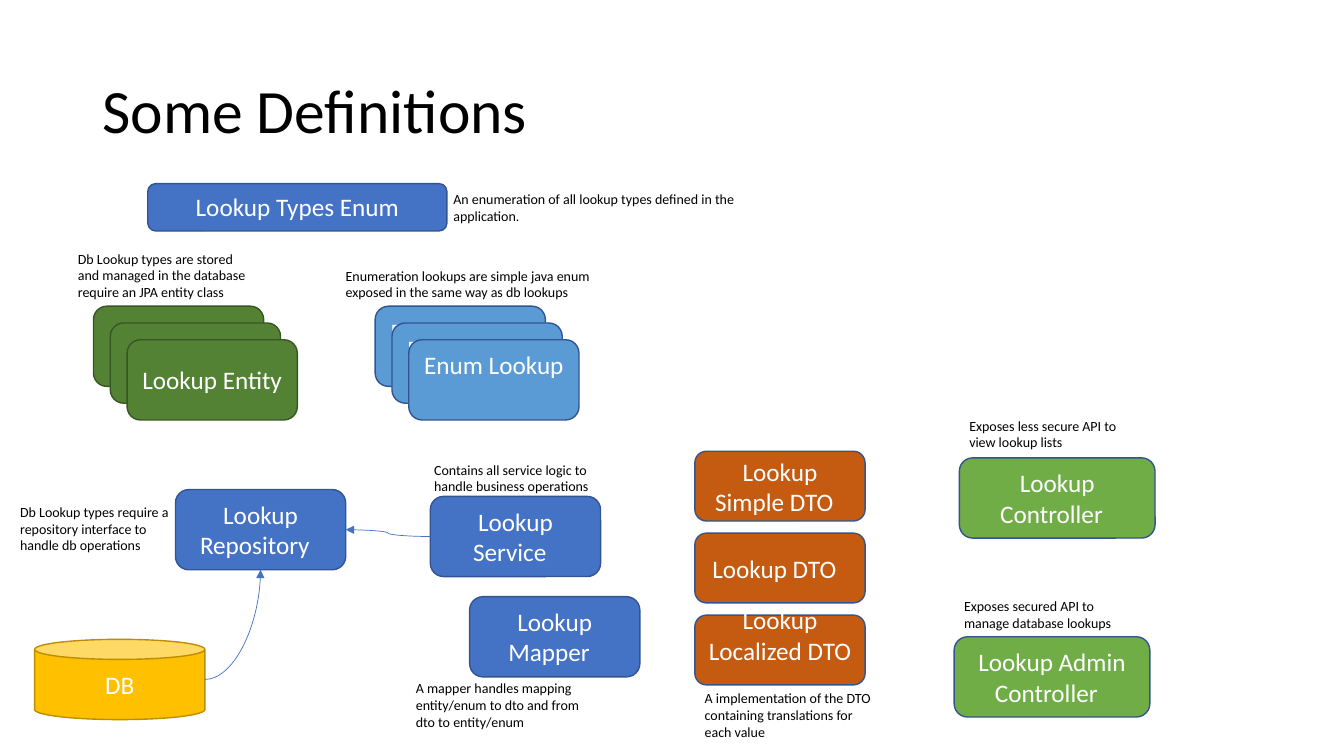
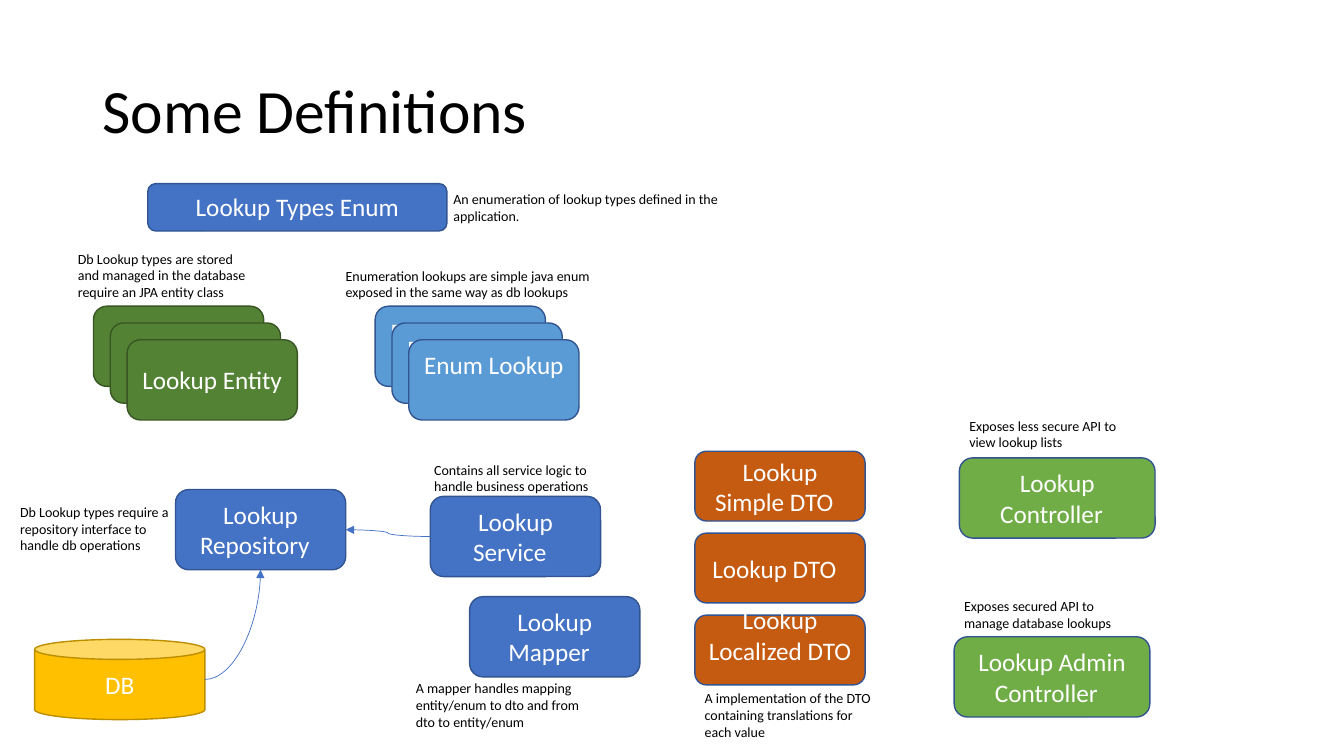
Before and after one commit to Oselan/commons, a slide deck: slide 3 of docs/LookupsDesign.pptx. Drawn at 1344x756 pixels with LibreOffice and Linux fonts; fonts in the diff are those of the drawing. Boxes give left, top, right and bottom in pixels: in the first picture for what was removed or moved away, otherwise in the second. Text is boxed around its words. In the diff, an @@ line names an element or a change of style, - is before the commit and + after.

```diff
--- a/docs/LookupsDesign.pptx
+++ b/docs/LookupsDesign.pptx
@@ text at <box>453,194,718,224</box>: text changed @@
-An enumeration of all lookup types defined in the application.
+An enumeration of lookup types defined in the application.
```
Also in this commit, not shown: 2 other slides changed, 3 slides added, 1 slide removed.
